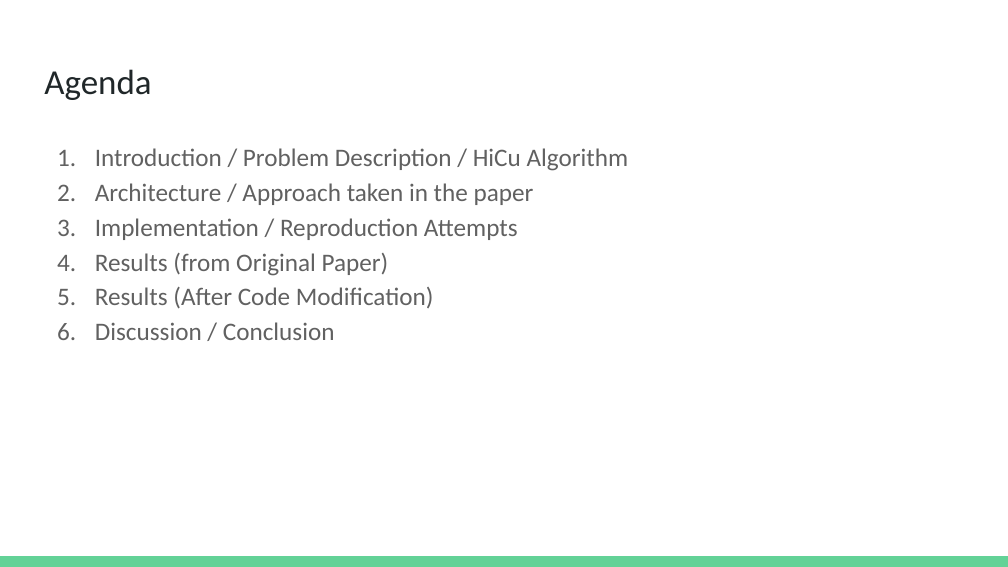
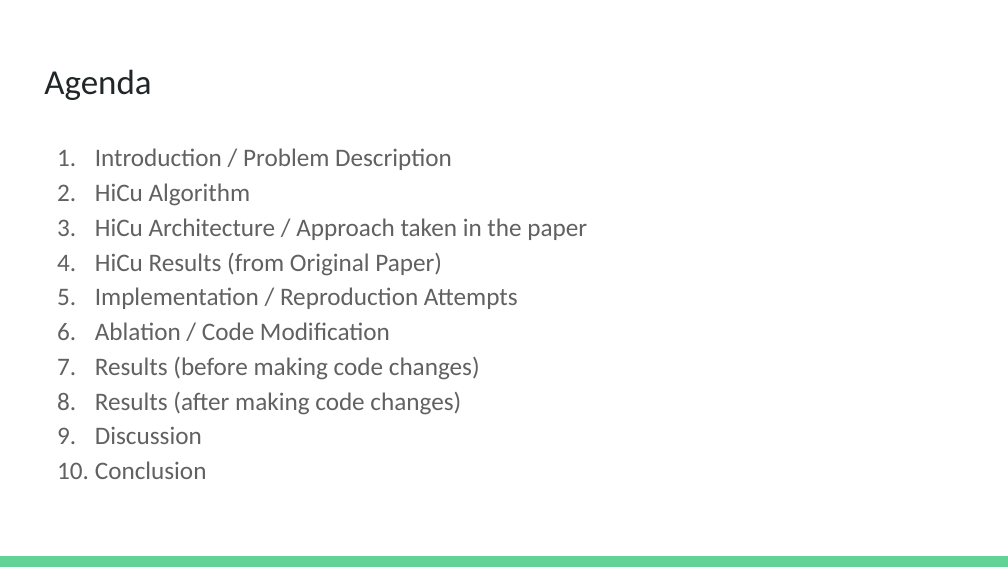
Before and after one commit to dbiswas0605/MCS-DS-CS598-DLH-HiCu, a slide deck: slide 2 of Presentation/CS598 DL4H Project Presentation.pptx. Drawn at 1008x567 pixels with LibreOffice and Linux fonts; fonts in the diff are those of the drawing. Boxes give left, top, right and bottom in pixels: in the first picture for what was removed or moved away, otherwise in the second. Text is boxed around its words. In the diff, an @@ line names an element or a change of style, - is before the commit and + after.

```diff
--- a/Presentation/CS598 DL4H Project Presentation.pptx
+++ b/Presentation/CS598 DL4H Project Presentation.pptx
@@ text at (x1=95, y1=148, x2=587, y2=276): text changed @@
-1. Introduction / Problem Description / HiCu Algorithm
-2. Architecture / Approach taken in the paper
+1. Introduction / Problem Description
+2. HiCu Algorithm
+3. HiCu Architecture / Approach taken in the paper
+4. HiCu Results (from Original Paper)
@@ text at (x1=95, y1=322, x2=480, y2=479): text changed @@
-4. Results (from Original Paper)
-5. Results (After Code Modification)
-6. Discussion / Conclusion
+6. Ablation / Code Modification
+7. Results (before making code changes)
+8. Results (after making code changes)
+9. Discussion
+10. Conclusion
```
Also in this commit, not shown: 11 other slides changed.
